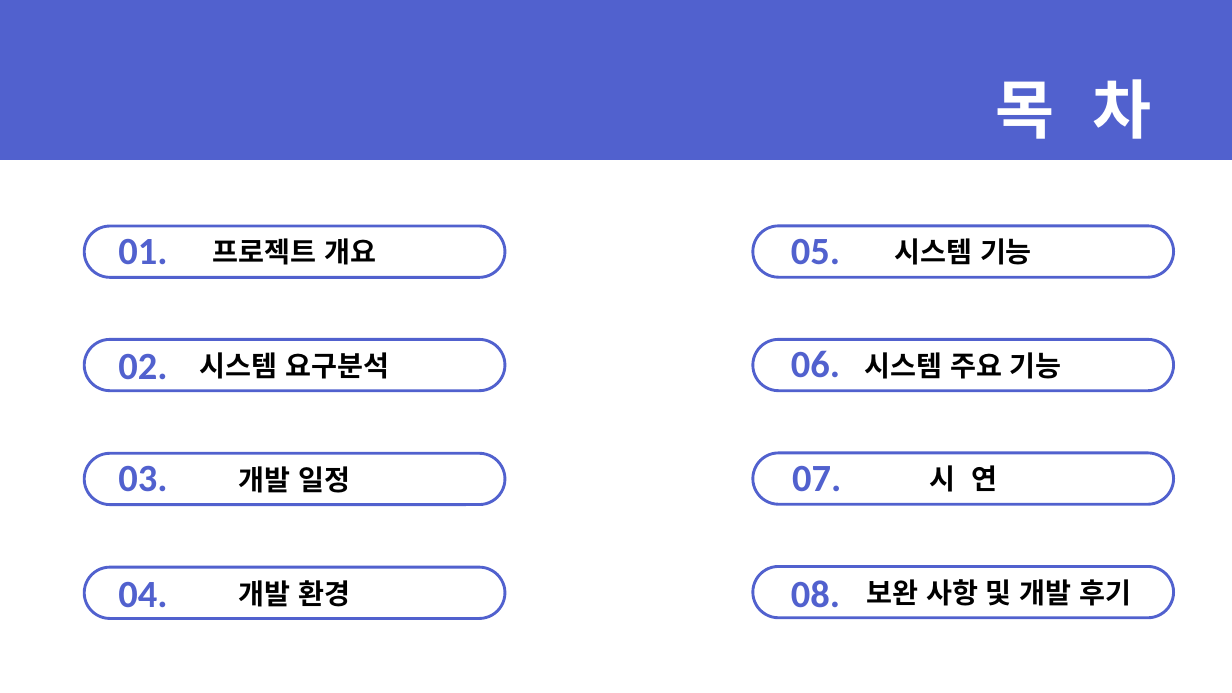
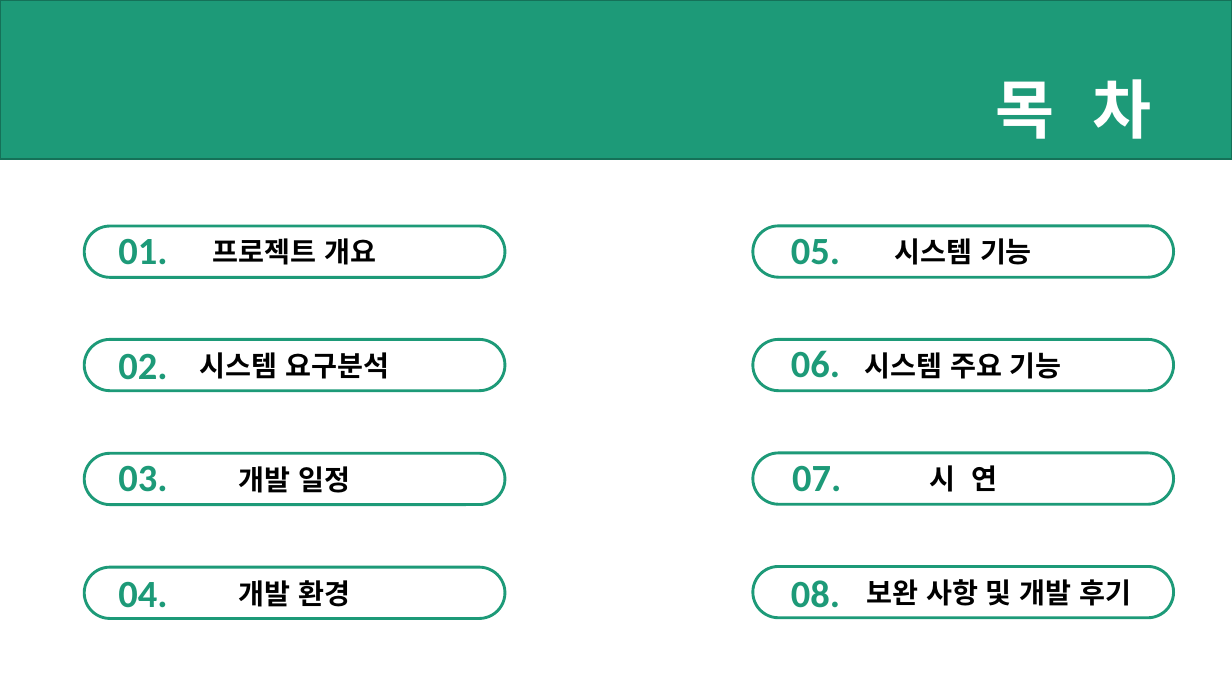
Before and after one commit to ShinHyeonSeong/Final, a slide deck: slide 2 of 기획 UI/A조 프로토타입 발표.pptx. Drawn at 1232x693 pixels with LibreOffice and Linux fonts; fonts in the diff are those of the drawing. Boxes give left, top, right and bottom in pixels: in the first picture for what was removed or moved away, otherwise in the second. Text is boxed around its words. In the diff, an @@ line names an element or a change of style, - is before the commit and + after.

```diff
--- a/기획 UI/A조 프로토타입 발표.pptx
+++ b/기획 UI/A조 프로토타입 발표.pptx
@@ rectangle at (0,0,1232,159): fill #5161CE to #1D9A78; outline #5161CE 1 pt to #157259 1 pt @@
@@ outline #5161CE 2.25 pt to #1D9A78 2.25 pt in 8 elements at (84,226,505,278), (84,454,505,506), (84,567,505,619), (753,226,1174,277), (84,339,505,391), (753,339,1174,391), (753,453,1174,505), (753,567,1174,618) @@
@@ text colour #5161CE to #1D9A78 in 8 elements at (118,238,167,265), (118,353,167,380), (118,465,167,492), (118,581,167,608), (791,238,840,265), (791,350,840,378), (792,465,841,492), (791,580,840,617) @@
```
Also in this commit, not shown: 11 other slides changed, 1 slide added.
